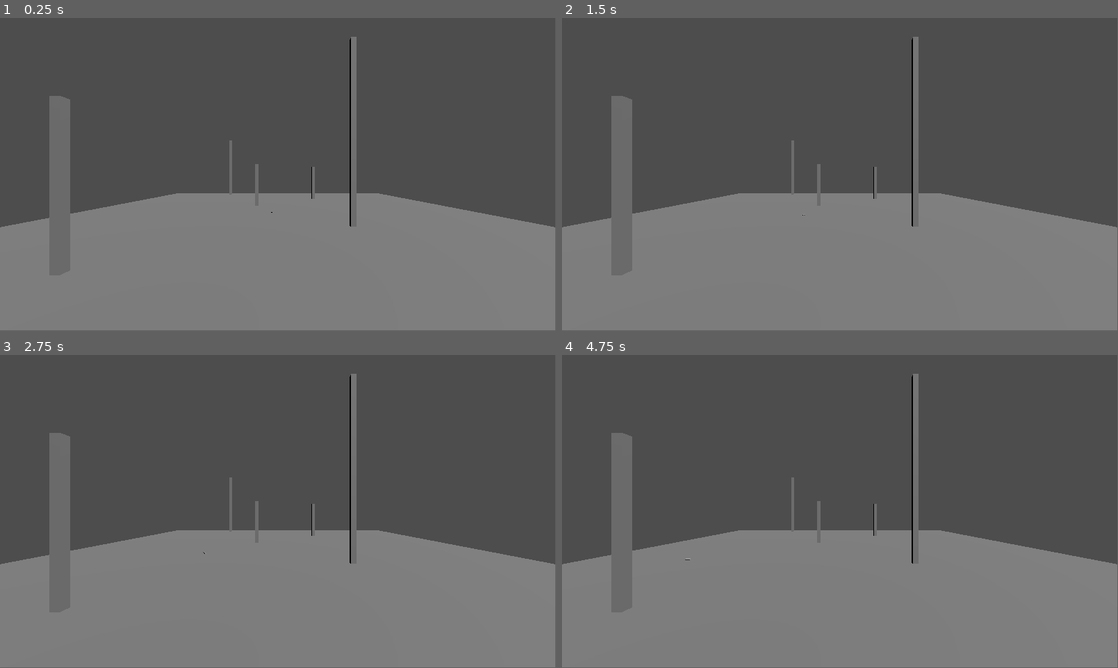
Above: before the commit, frames 1-4 (two rows, left to right).
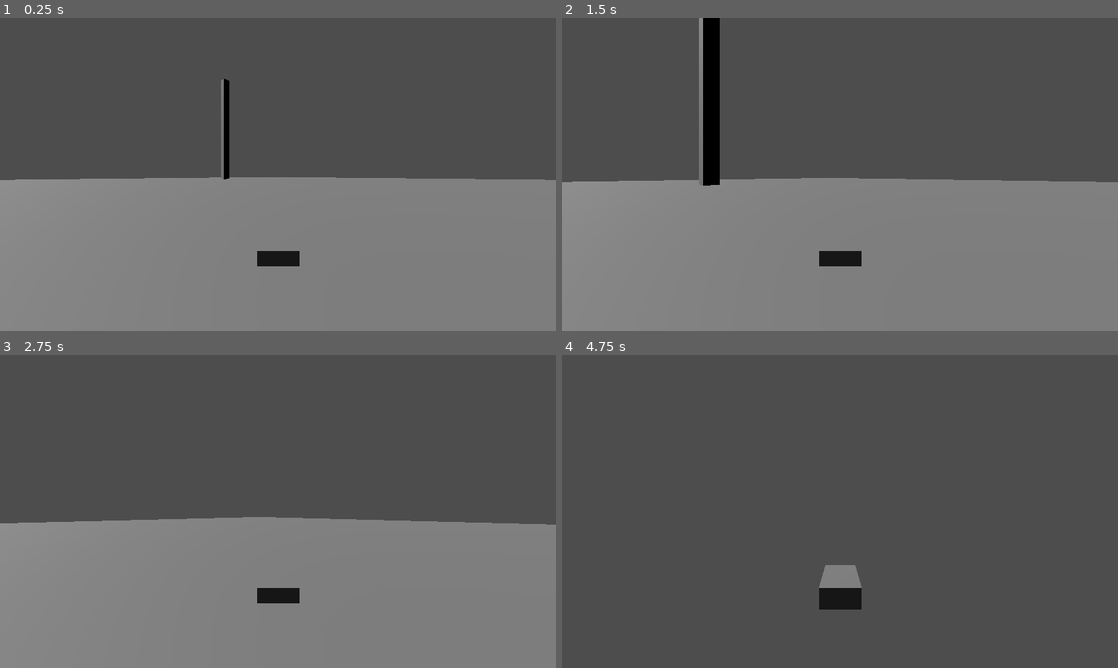
Above: after the commit, the same moments.

Repository: DnumdeYevoc/Plane-Game
Game: Godot game, scene res://game.tscn
The game is run twice, just before and just after one commit, with the same random seed, the same clock (stepped at 60 frames per second) and the same inputs.
Inputs (mouse positions are in pixels of both pictures, inside the frame that each line leads up to):
- Up to frame 1 (0.25 s): no input
- Up to frame 2 (1.5 s): move the mouse to (962, 158) at 0.52 s; tap A (A, bound only after the commit) at 0.6 s; tap D (D, bound only after the commit) at 0.8, 1.35 s; move the mouse to (728, 190) at 1.27 s
- Up to frame 3 (2.75 s): tap S (S, bound only after the commit) at 1.55 s; move the mouse to (333, 442) at 2.02 s; hold S (S, bound only after the commit) from 2.03 s (still down); tap W (W, bound only after the commit) at 2.3 s
- Up to frame 4 (4.75 s): move the mouse to (812, 574) at 2.77 s; release S (S, bound only after the commit) at 2.78 s; tap W (W, bound only after the commit) at 2.85 s; tap A (A, bound only after the commit) at 3.05, 3.6 s; move the mouse to (1006, 558) at 3.52 s; tap D (D, bound only after the commit) at 3.8, 4.35 s; move the mouse to (673, 464) at 4.27 s; tap S (S, bound only after the commit) at 4.55 s
In our replay, the window is 799x449 before the commit and 800x450 after it. These sizes can differ from the game's own. Grey fills any space a smaller window leaves; there, only what the larger window draws over its background counts as a difference.

The runs differ from the first frame. In frame 1, 11% of the frame differs, in the area x 0-100%, y 0-83%; in frame 2, 12%; in frame 3, 9.4%; in frame 4, 42%, in the area x 0-100%, y 6-100%.

Commit message:
Started 2nd Version of Controls

Diff:
--- /dev/null
+++ b/finalproject/PlaneController.gd
@@ -0,0 +1,40 @@
+extends CharacterBody3D
+
+@export var max_speed := 80.0 #m/s
+@export var min_speed := 0.0
+@export var acceleration := 15.5
+@export var deceleration := 10.5
+@export var current_speed := 50.0
+
+@export var yaw_speed := 45.0 #deg/s
+@export var pitch_speed := 45.0
+@export var roll_speed := 45.0
+
+@onready var model: MeshInstance3D = $Model
+@onready var cam:= $Camera3D
+var turn_input : Vector2
+
+var screen_center : Vector2
+func _ready() -> void:
+	screen_center = cam.get_viewport().size /2.0
+	get_tree().root.size_changed.connect(_on_viewport_size_changed)
+
+func _on_viewport_size_changed():
+	screen_center = cam.get_viewport().size /2.0
+
+func _physics_process(delta: float) -> void:
+	turn_input = (screen_center - get_viewport().get_mouse_position()).normalized()
+	var roll = Input.get_axis("A","D")
+	if Input.is_action_pressed("W") and current_speed < max_speed:
+		current_speed += acceleration*delta
+	elif  Input.is_action_pressed("S") and current_speed > min_speed:
+		current_speed -= acceleration*delta
+
+	velocity = -basis.z *current_speed
+
+	move_and_slide()
+
+	var turn_dir = Vector3(-turn_input.y, -turn_input.x, -roll)
+	apply_rotation(turn_dir,delta)
+func apply_rotation(vector, delta):
+	pass
--- a/finalproject/game.tscn
+++ b/finalproject/game.tscn
@@ -13,8 +13,6 @@
 [node name="Plane" parent="." instance=ExtResource("1_80nbo")]
 transform = Transform3D(-0.680606, 0, 0.73265, 0, 1, 0, -0.73265, 0, -0.680606, 0, 0.104086, 0)
 yaw_speed = 60.0
-max_yaw = 30
-max_pitch = 45
 
 [node name="Test Environment" type="Node3D" parent="."]
 transform = Transform3D(6, 0, 0, 0, 6, 0, 0, 0, 6, 0, 0, 0)
@@ -51,4 +49,3 @@
 
 [node name="Camera3D" type="Camera3D" parent="."]
 transform = Transform3D(1, 0, 0, 0, 1, 0, 0, 0, 1, 0, 28.659, 155.603)
-current = true
--- a/finalproject/plane.tscn
+++ b/finalproject/plane.tscn
@@ -1,18 +1,24 @@
-[gd_scene load_steps=3 format=3 uid="uid://e51tlq7ohecw"]
+[gd_scene load_steps=4 format=3 uid="uid://e51tlq7ohecw"]
 
-[ext_resource type="Script" uid="uid://clavi4raymw4y" path="res://plane.gd" id="1_s46f0"]
+[ext_resource type="Script" uid="uid://cd5d6icauqy7v" path="res://PlaneController.gd" id="1_s46f0"]
+
+[sub_resource type="BoxShape3D" id="BoxShape3D_dpar4"]
+margin = 0.4
+size = Vector3(1, 0.5, 2)
 
 [sub_resource type="BoxMesh" id="BoxMesh_r8t2q"]
 size = Vector3(1, 0.5, 2)
 
-[node name="Plane" type="Node3D"]
+[node name="Plane" type="CharacterBody3D"]
 script = ExtResource("1_s46f0")
-yaw_speed = 20.0
 
 [node name="Camera3D" type="Camera3D" parent="."]
 transform = Transform3D(1, 0, 0, 0, 1, 0, 0, 0, 1, 0, 2.03278, 5.74296)
+current = true
 
-[node name="Model" type="MeshInstance3D" parent="Camera3D"]
-transform = Transform3D(1, 0, 0, 0, 1, 0, 0, 0, 1, 0, -1.96982, -5.79933)
+[node name="CollisionShape3D" type="CollisionShape3D" parent="."]
+shape = SubResource("BoxShape3D_dpar4")
+
+[node name="Model" type="MeshInstance3D" parent="."]
+transform = Transform3D(1, 0, 0, 0, 1, 0, 0, 0, 1, 0, 0.00805998, -0.0064621)
 mesh = SubResource("BoxMesh_r8t2q")
-skeleton = NodePath("../..")
--- a/finalproject/project.godot
+++ b/finalproject/project.godot
@@ -17,4 +17,38 @@
 
 [display]
 
+window/stretch/mode="viewport"
 window/stretch/aspect="expand"
+
+[input]
+
+RightClick={
+"deadzone": 0.2,
+"events": [Object(InputEventMouseButton,"resource_local_to_scene":false,"resource_name":"","device":-1,"window_id":0,"alt_pressed":false,"shift_pressed":false,"ctrl_pressed":false,"meta_pressed":false,"button_mask":2,"position":Vector2(120, 11),"global_position":Vector2(129, 59),"factor":1.0,"button_index":2,"canceled":false,"pressed":true,"double_click":false,"script":null)
+]
+}
+LeftClick={
+"deadzone": 0.2,
+"events": [Object(InputEventMouseButton,"resource_local_to_scene":false,"resource_name":"","device":-1,"window_id":0,"alt_pressed":false,"shift_pressed":false,"ctrl_pressed":false,"meta_pressed":false,"button_mask":1,"position":Vector2(183, 24),"global_position":Vector2(192, 72),"factor":1.0,"button_index":1,"canceled":false,"pressed":true,"double_click":false,"script":null)
+]
+}
+S={
+"deadzone": 0.2,
+"events": [Object(InputEventKey,"resource_local_to_scene":false,"resource_name":"","device":-1,"window_id":0,"alt_pressed":false,"shift_pressed":false,"ctrl_pressed":false,"meta_pressed":false,"pressed":false,"keycode":0,"physical_keycode":83,"key_label":0,"unicode":115,"location":0,"echo":false,"script":null)
+]
+}
+W={
+"deadzone": 0.2,
+"events": [Object(InputEventKey,"resource_local_to_scene":false,"resource_name":"","device":-1,"window_id":0,"alt_pressed":false,"shift_pressed":false,"ctrl_pressed":false,"meta_pressed":false,"pressed":false,"keycode":0,"physical_keycode":87,"key_label":0,"unicode":119,"location":0,"echo":false,"script":null)
+]
+}
+A={
+"deadzone": 0.2,
+"events": [Object(InputEventKey,"resource_local_to_scene":false,"resource_name":"","device":-1,"window_id":0,"alt_pressed":false,"shift_pressed":false,"ctrl_pressed":false,"meta_pressed":false,"pressed":false,"keycode":0,"physical_keycode":65,"key_label":0,"unicode":97,"location":0,"echo":false,"script":null)
+]
+}
+D={
+"deadzone": 0.2,
+"events": [Object(InputEventKey,"resource_local_to_scene":false,"resource_name":"","device":-1,"window_id":0,"alt_pressed":false,"shift_pressed":false,"ctrl_pressed":false,"meta_pressed":false,"pressed":false,"keycode":0,"physical_keycode":68,"key_label":0,"unicode":100,"location":0,"echo":false,"script":null)
+]
+}
Not shown, added: finalproject/PlaneController.gd.uid
